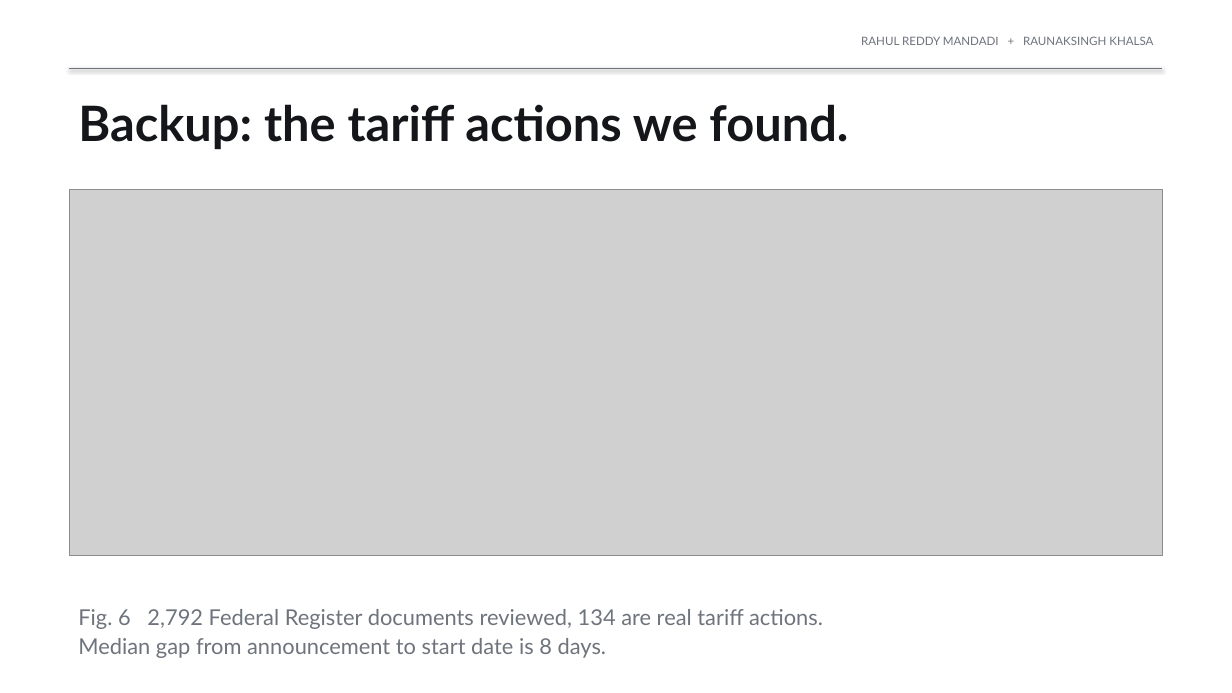
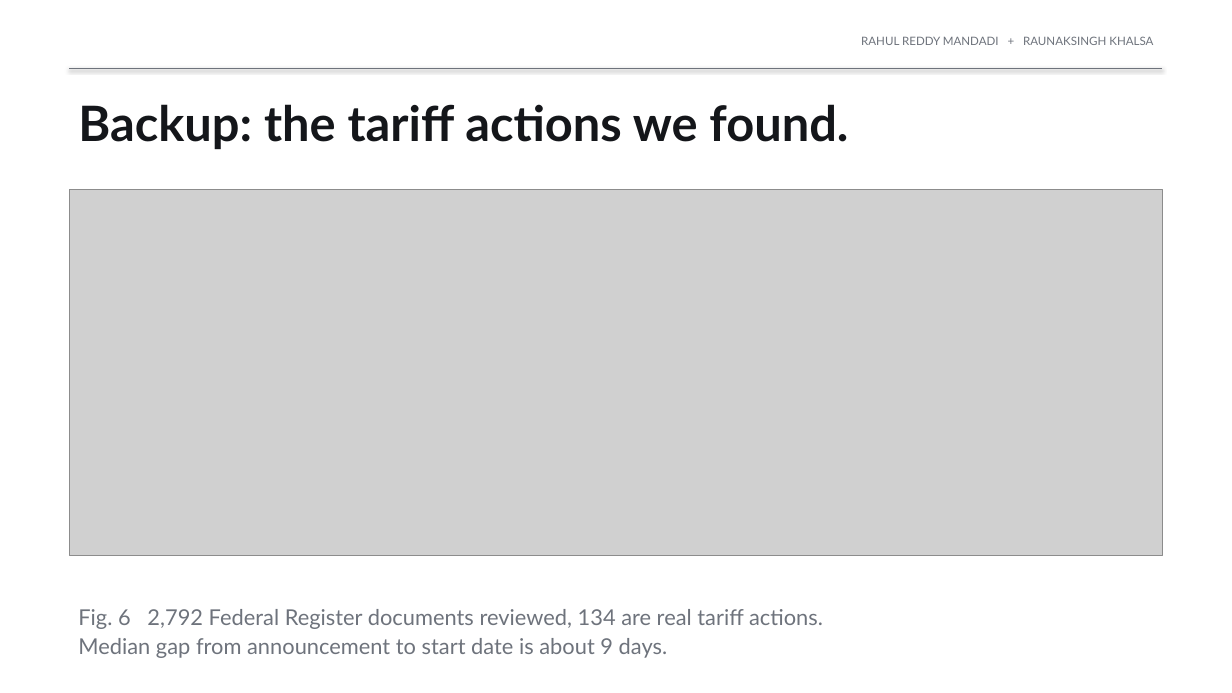
Before and after one commit to rahul-mandadi/tariff-rush, a slide deck: slide 9 of slides/Mandadi_Khalsa_Presentation1.pptx. Drawn at 1232x693 pixels with LibreOffice and Linux fonts; fonts in the diff are those of the drawing; grey boxes stand for pictures. Boxes give left, top, right and bottom in pixels: in the first picture for what was removed or moved away, otherwise in the second. Text is boxed around its words. In the diff, an @@ line names an element or a change of style, - is before the commit and + after.

```diff
--- a/slides/Mandadi_Khalsa_Presentation1.pptx
+++ b/slides/Mandadi_Khalsa_Presentation1.pptx
@@ text at [78,638,668,658]: text changed @@
-Median gap from announcement to start date is 8 days.
+Median gap from announcement to start date is about 9 days.
```
Also in this commit, not shown: 8 other slides changed, 3 other files.
